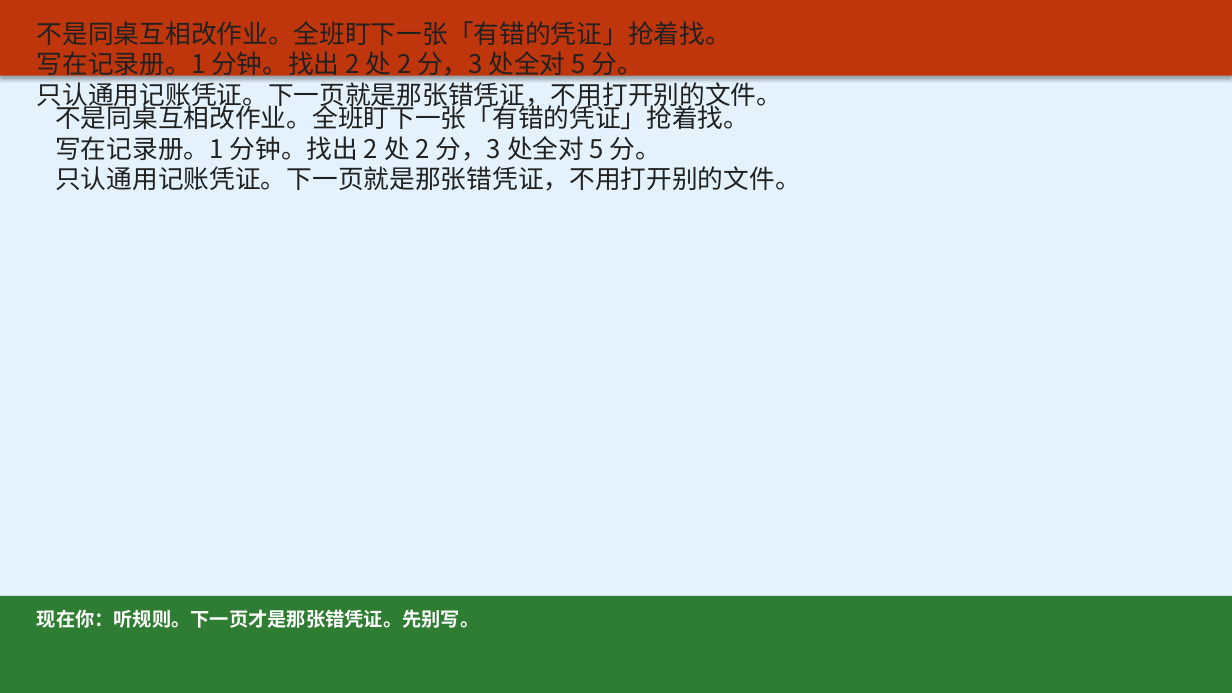
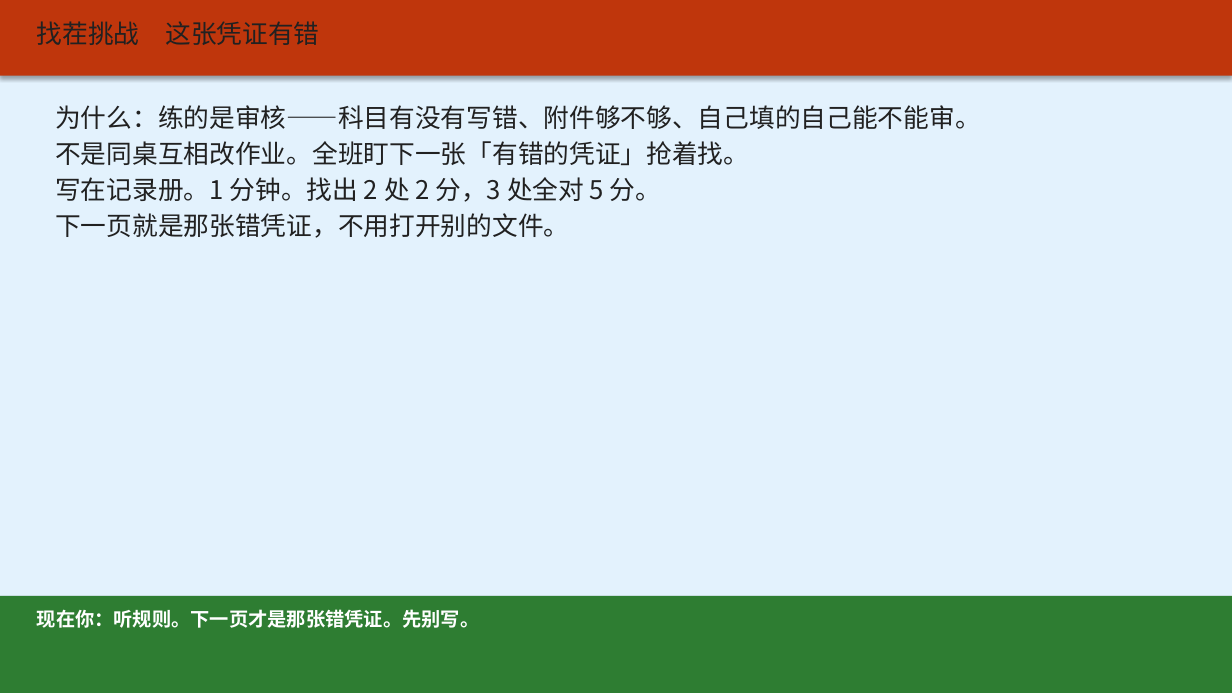
Before and after one commit to xuehui003-1/jichukuaiji, a slide deck: slide 4 of 04_项目四_填制和审核会计凭证/04-00_项目四_上课投影_v1.0_20260821.pptx. Drawn at 1232x693 pixels with LibreOffice and Linux fonts; fonts in the diff are those of the drawing. Boxes give left, top, right and bottom in pixels: in the first picture for what was removed or moved away, otherwise in the second. Text is boxed around its words. In the diff, an @@ line names an element or a change of style, - is before the commit and + after.

Commit message:
每个任务写清为了什么：图4不再把13和540乘在一起，录音放到下课前那一页

```diff
--- a/04_项目四_填制和审核会计凭证/04-00_项目四_上课投影_v1.0_20260821.pptx
+++ b/04_项目四_填制和审核会计凭证/04-00_项目四_上课投影_v1.0_20260821.pptx
@@ text at (37, 21, 319, 45): text changed @@
-不是同桌互相改作业。全班盯下一张「有错的凭证」抢着找。
-写在记录册。1 分钟。找出 2 处 2 分，3 处全对 5 分。
-只认通用记账凭证。下一页就是那张错凭证，不用打开别的文件。
+找茬挑战 这张凭证有错
@@ text at (55, 105, 980, 238): text changed @@
-不是同桌互相改作业。全班盯下一张「有错的凭证」抢着找。
-写在记录册。1 分钟。找出 2 处 2 分，3 处全对 5 分。
-只认通用记账凭证。下一页就是那张错凭证，不用打开别的文件。
+为什么：练的是审核——科目有没有写错、附件够不够、自己填的自己能不能审。
+不是同桌互相改作业。全班盯下一张「有错的凭证」抢着找。
+写在记录册。1 分钟。找出 2 处 2 分，3 处全对 5 分。
+下一页就是那张错凭证，不用打开别的文件。
```
Also in this commit, not shown: 1 other slide changed, 7 other files.
